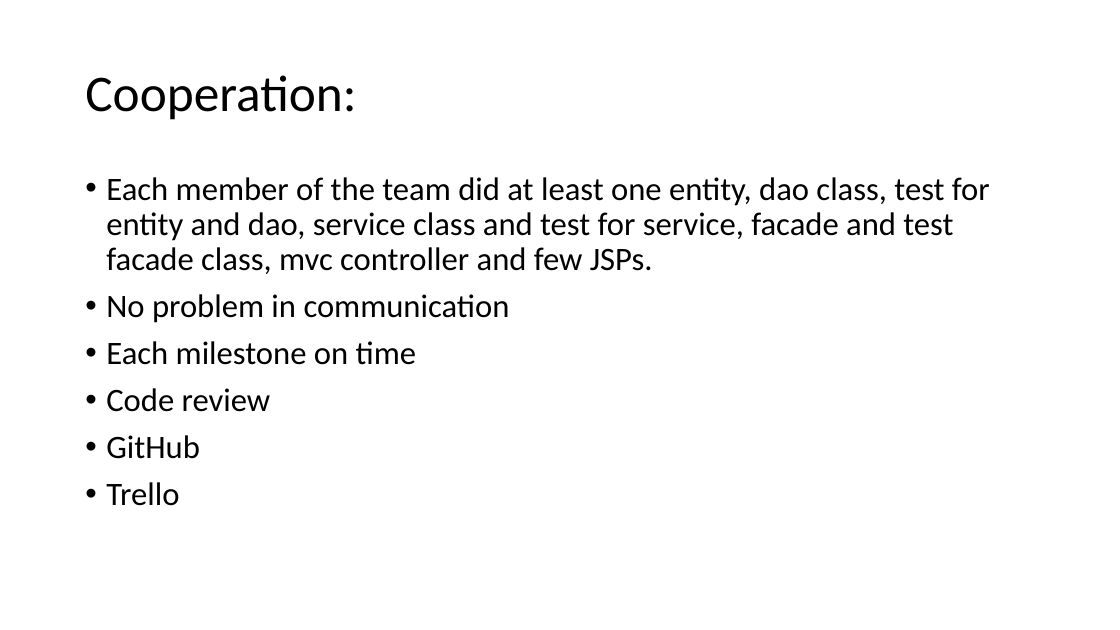
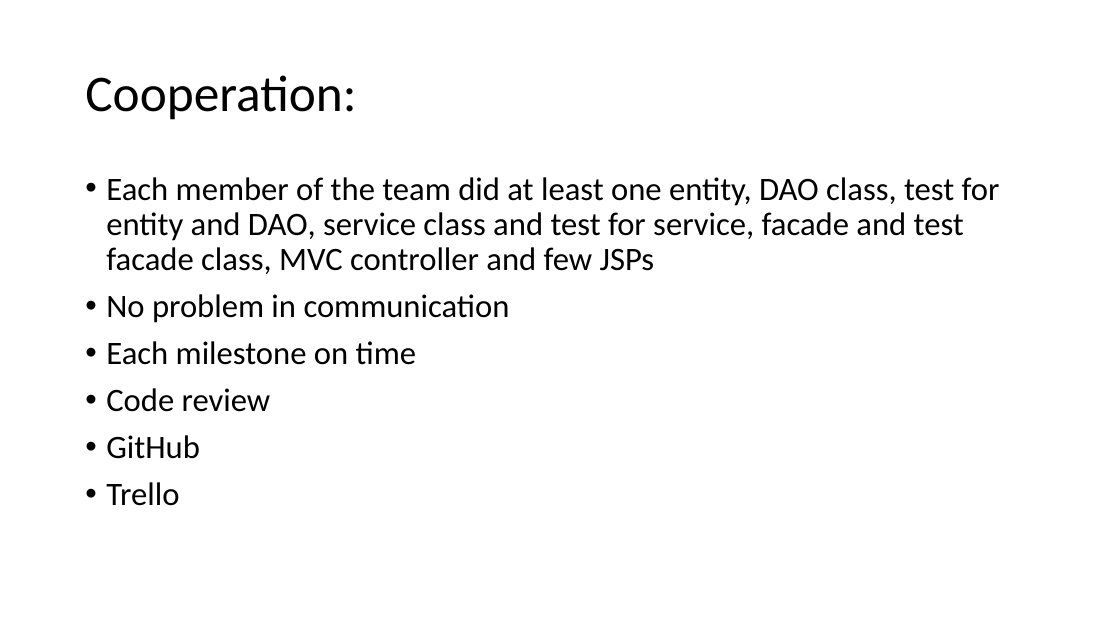
Before and after one commit to Funzi/Music-Library, a slide deck: slide 9 of prezentace.pptx. Drawn at 1120x630 pixels with LibreOffice and Linux fonts; fonts in the diff are those of the drawing. Boxes give left, top, right and bottom in pixels: in the first picture for what was removed or moved away, otherwise in the second. Text is boxed around its words. In the diff, an @@ line names an element or a change of style, - is before the commit and + after.

```diff
--- a/prezentace.pptx
+++ b/prezentace.pptx
@@ text at box(106, 177, 1000, 274): text changed @@
-• Each member of the team did at least one entity, dao class, test for entity and dao, service class and test for service, facade and test facade class, mvc controller and few JSPs.
+• Each member of the team did at least one entity, DAO class, test for entity and DAO, service class and test for service, facade and test facade class, MVC controller and few JSPs
```
Also in this commit, not shown: 3 other slides changed.
